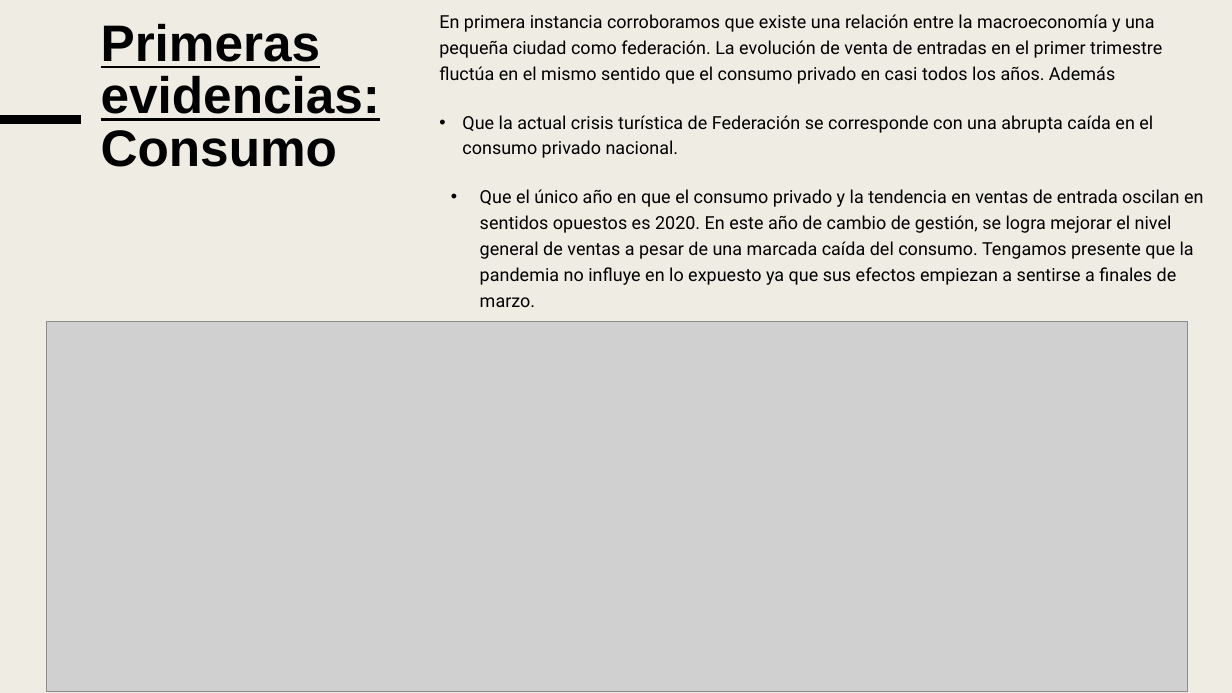
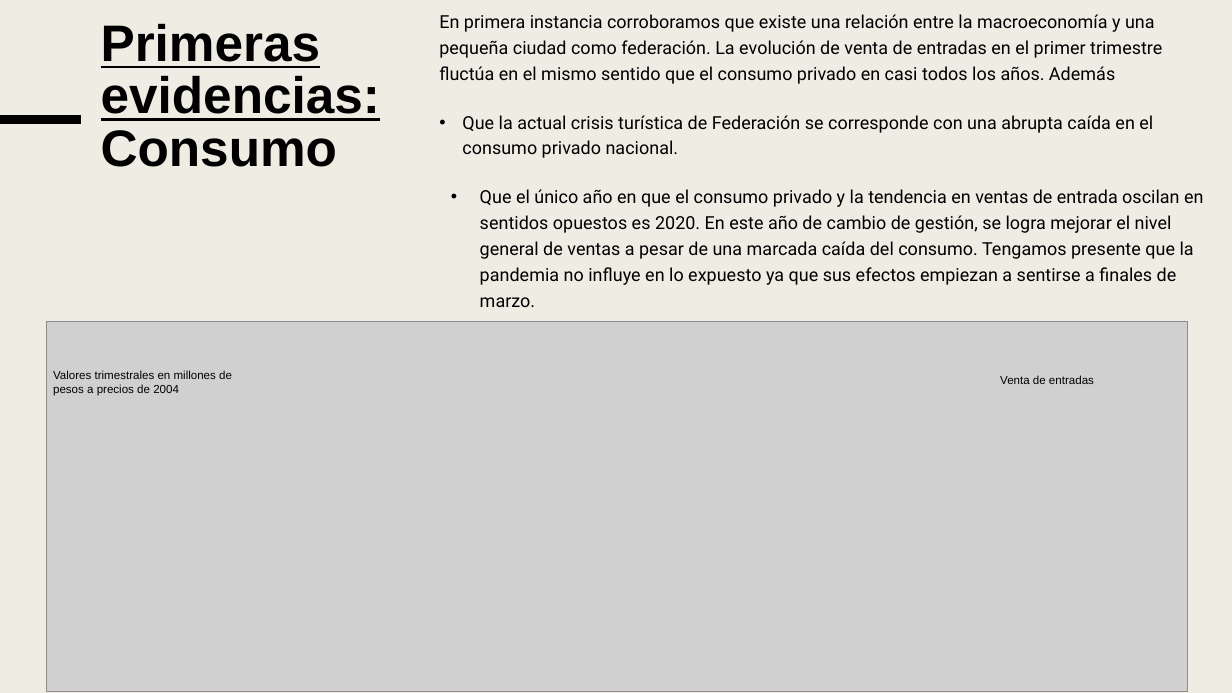
Before and after one commit to miller862/TERMAS-FEDERACION, a slide deck: slide 4 of Presentacion termas.pptx. Drawn at 1232x693 pixels with LibreOffice and Linux fonts; fonts in the diff are those of the drawing; grey boxes stand for pictures. Boxes give left, top, right and bottom in pixels: in the first picture for what was removed or moved away, otherwise in the second. Text is boxed around its words. In the diff, an @@ line names an element or a change of style, - is before the commit and + after.

```diff
--- a/Presentacion termas.pptx
+++ b/Presentacion termas.pptx
@@ text added at <box>53,370,232,396</box>, 9 pt, text #000000 @@
+Valores trimestrales en millones de pesos a precios de 2004
@@ text added at <box>1000,375,1094,384</box>, 9 pt, text #000000 @@
+Venta de entradas
```
Also in this commit, not shown: 1 other slide changed, 1 other file.
